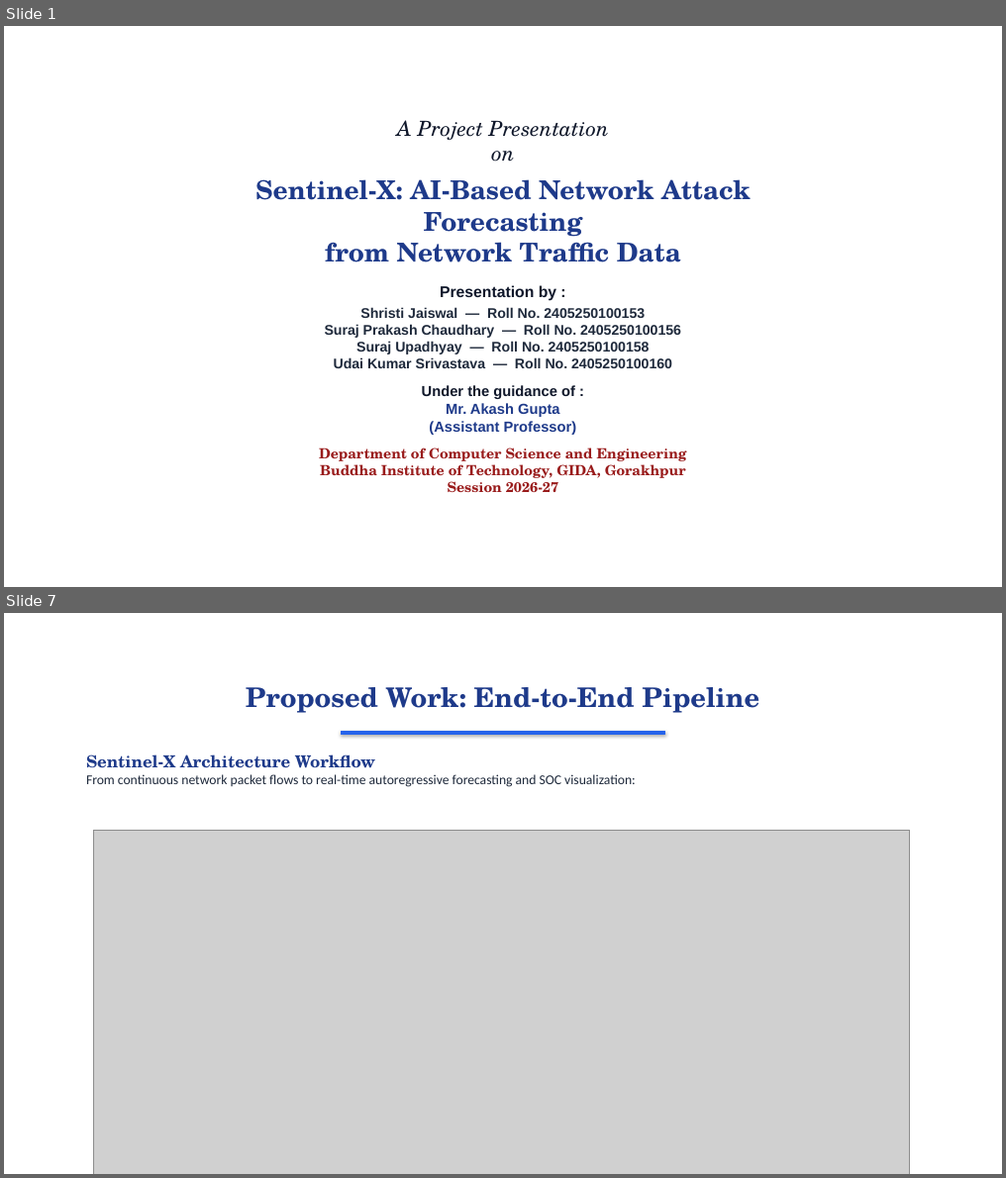
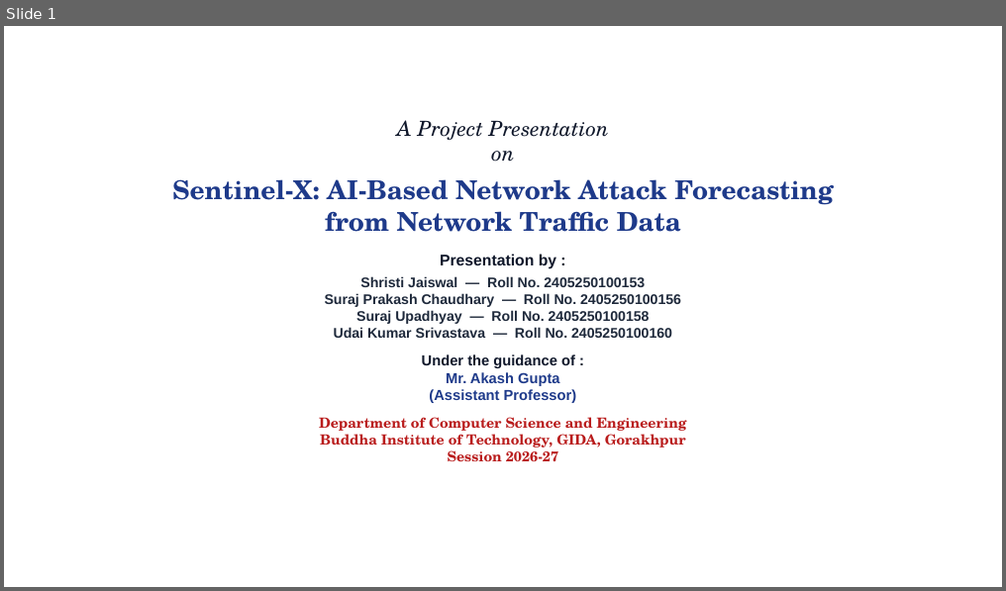
Before and after one commit to surajbuilds53/sentinel-x, a slide deck: Sentinel-X_Presentation.pptx. Shown one above the other, each under a label of ours: slides 1 and 7 before the commit, slide 1 after it; the slides between them are not shown. The pictures are 1006x1178 and 1006x591 pixels, drawn with LibreOffice and Linux fonts; fonts in the diff are those of the drawing; grey boxes stand for pictures; background and template pictures are left out. Boxes give left, top, right and bottom in pixels: in the first picture for what was removed or moved away, otherwise in the second. Text is boxed around its words. In the diff, an @@ line names an element or a change of style, - is before the commit and + after.

Commit message:
feat(presentation): revamp to visual-first 14-slide deck with flowcharts and sync PDF

```diff
--- a/Sentinel-X_Presentation.pptx
+++ b/Sentinel-X_Presentation.pptx
@@ slide 7 removed at <box>4,613,1002,1174</box>, background picture (left out) @@
@@ text removed at <box>246,687,759,713</box> @@
-Proposed Work: End-to-End Pipeline
@@ rectangle removed at <box>341,731,665,735</box> @@
@@ text removed at <box>86,755,636,787</box> @@
-Sentinel-X Architecture Workflow
-From continuous network packet flows to real-time autoregressive forecasting and SOC visualization:
@@ picture removed at <box>94,830,910,1174</box> @@
@@ slide 1 changed as well @@
@@ text "A Project Presentation on": place and size @@
-text "A Project Presentation on" at <box>255,120,750,492</box>
+text "A Project Presentation on" at <box>172,120,834,462</box>
@@ text at <box>319,417,687,462</box>: text colour #991B1B to #B91C1C in "Department of Computer Science and Engineering Buddha ..." @@
```
Also in this commit, not shown: 1 other slide changed, 12 slides added, 15 other slides removed, 11 other files.
